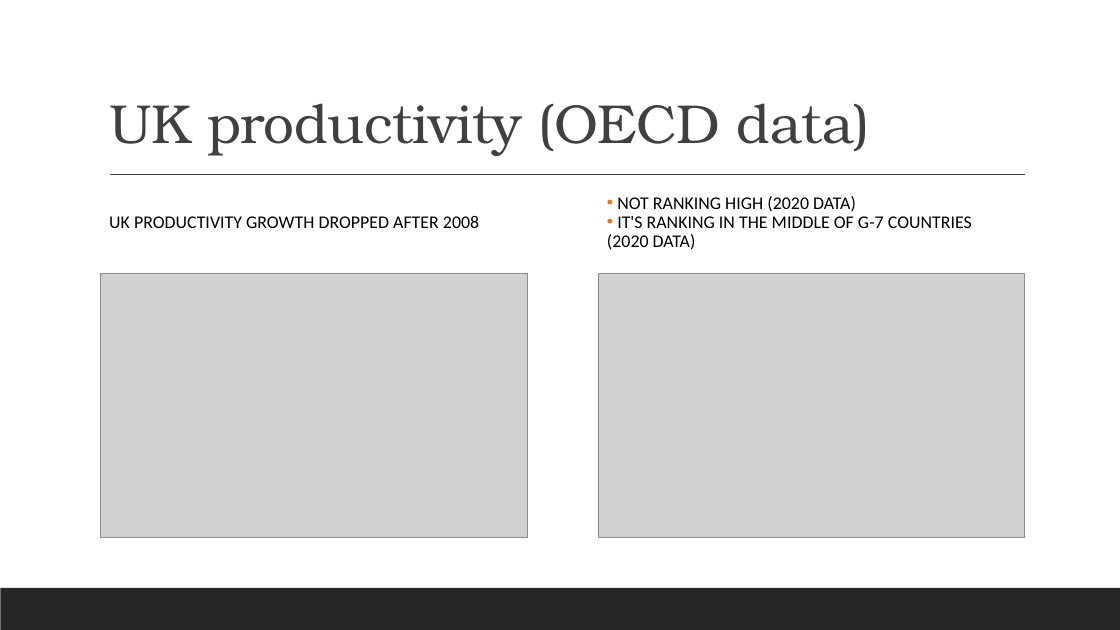
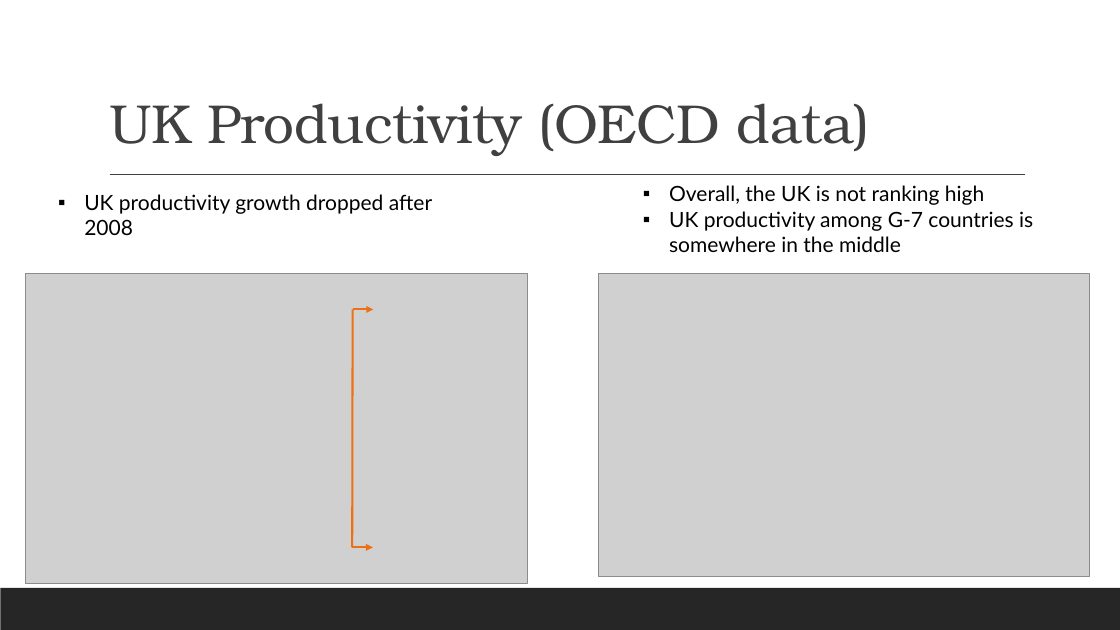
Before and after one commit to JohnHios/final_project, a slide deck: slide 6 of deloitte_investment_project/outputs/Deloitte_Investment_Project_JohnHios.pptx (slide 7 before the commit). Drawn at 1120x630 pixels with LibreOffice and Linux fonts; fonts in the diff are those of the drawing; grey boxes stand for pictures. Boxes give left, top, right and bottom in pixels: in the first picture for what was removed or moved away, otherwise in the second. Text is boxed around its words. In the diff, an @@ line names an element or a change of style, - is before the commit and + after.

```diff
--- a/deloitte_investment_project/outputs/Deloitte_Investment_Project_JohnHios.pptx
+++ b/deloitte_investment_project/outputs/Deloitte_Investment_Project_JohnHios.pptx
@@ title at bbox=[109, 103, 870, 156]: text changed @@
-UK productivity (OECD data)
+UK Productivity (OECD data)
@@ text "UK productivity growth dropped after ..." at bbox=[84, 194, 432, 235]: vertical alignment middle to top @@
@@ text at bbox=[84, 194, 432, 235]: text changed; size 15.3 to 18 pt; font Calibri to Lato @@
-UK PRODUCTIVITY GROWTH DROPPED AFTER 2008
+▪ UK productivity growth dropped after 2008
@@ text removed at bbox=[607, 196, 972, 250] @@
-• NOT RANKING HIGH (2020 DATA)
-• IT'S RANKING IN THE MIDDLE OF G-7 COUNTRIES (2020 DATA)
@@ text added at bbox=[669, 185, 1033, 252], 18 pt, text #000000 @@
+▪ Overall, the UK is not ranking high
+▪ UK productivity among G-7 countries is somewhere in the middle
@@ picture: place and size @@
-picture at bbox=[101, 274, 527, 537]
+picture at bbox=[26, 274, 528, 583]
@@ picture: place and size @@
-picture at bbox=[599, 274, 1025, 537]
+picture at bbox=[599, 274, 1090, 577]
@@ line added from (353, 309) to (352, 548), #EC7016 1.75 pt @@
@@ arrow added from (353, 309) to (373, 309), #EC7016 1.75 pt @@
@@ arrow added from (352, 548) to (373, 548), #EC7016 1.75 pt @@
```
Also in this commit, not shown: 6 other slides changed, 2 slides added, 9 slides removed.
